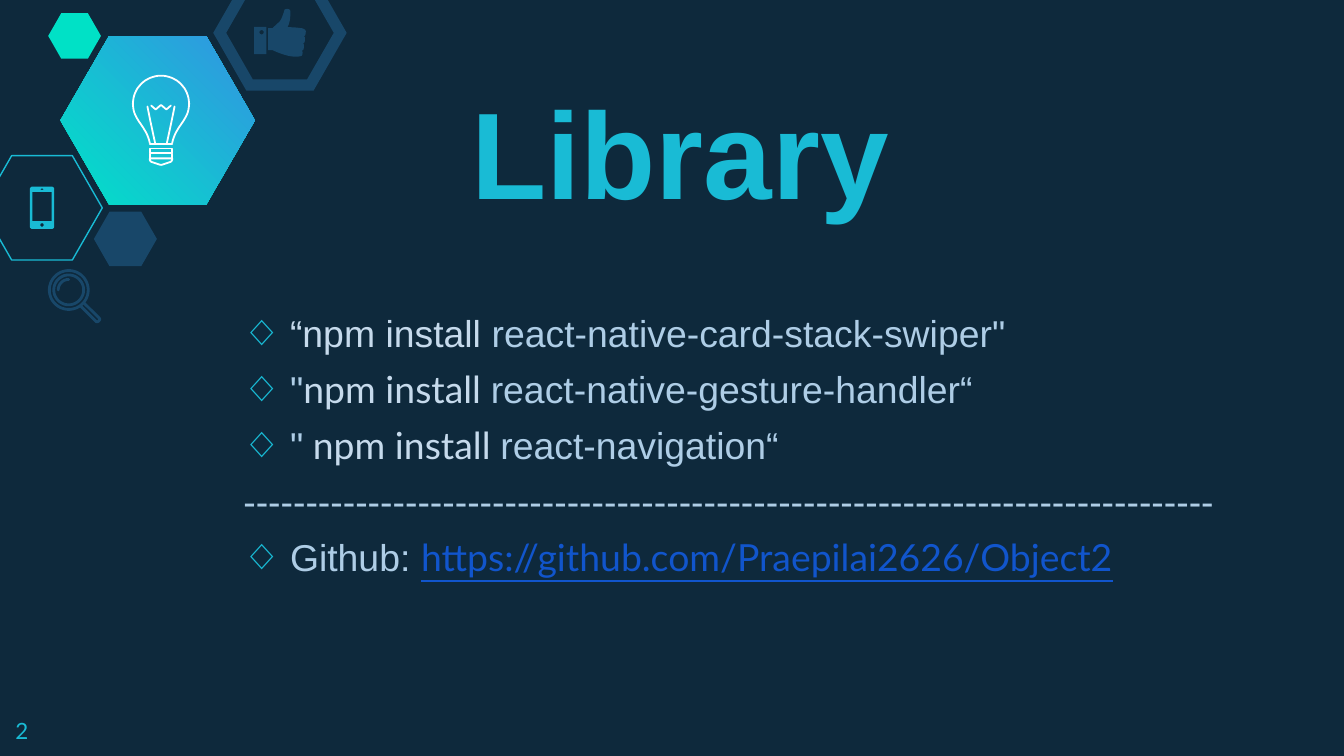
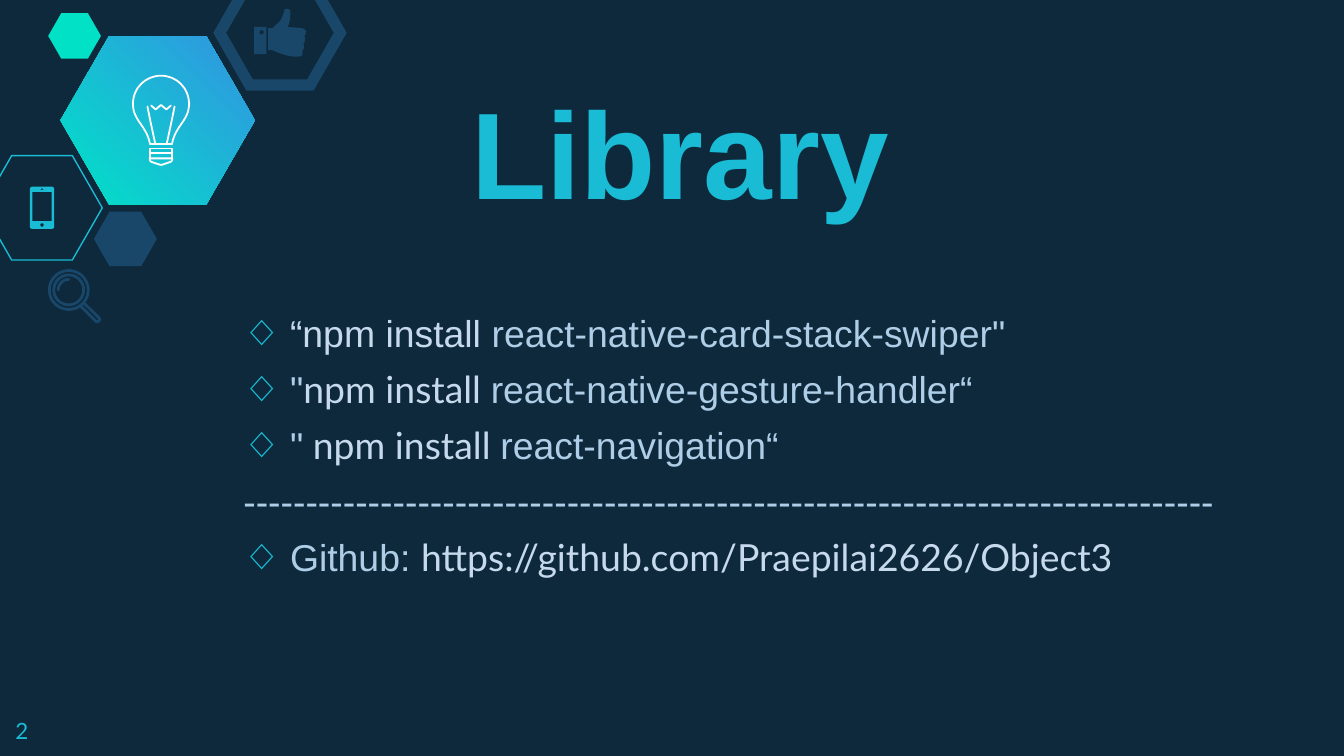
Before and after one commit to Praepilai2626/Object, a slide deck: slide 2 of ppt/สัมนา2-Pre.pptx. Drawn at 1344x756 pixels with LibreOffice and Linux fonts; fonts in the diff are those of the drawing. Boxes give left, top, right and bottom in pixels: in the first picture for what was removed or moved away, otherwise in the second. Text is boxed around its words. In the diff, an @@ line names an element or a change of style, - is before the commit and + after.

Commit message:
first commit

```diff
--- a/ppt/สัมนา2-Pre.pptx
+++ b/ppt/สัมนา2-Pre.pptx
@@ text at box(290, 543, 1112, 578): text changed; text colour #1155CC to #C6DAEC @@
-◇ Github: https://github.com/Praepilai2626/Object2
+◇ Github: https://github.com/Praepilai2626/Object3
```
